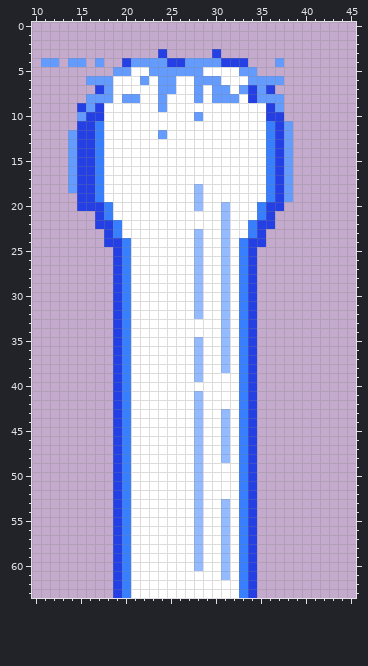
Pixel-art sprite, stored at Assets/descargas para pruebas/Descargaas Tincho/ovni y rayo/rayo ovni1.png. The picture above was drawn from the file before the commit.
The file is 64x64 pixels. Shown: x 10..45, y 0..63.
After the commit:
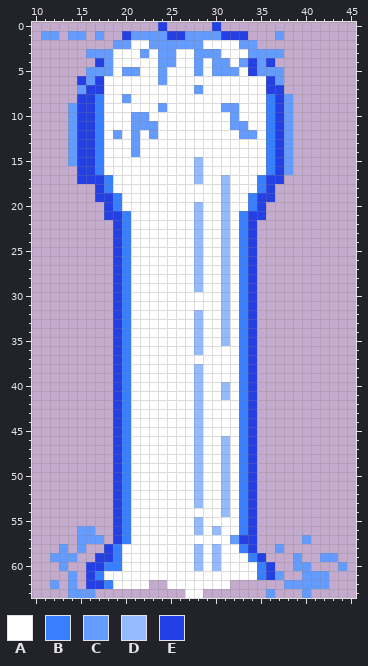
Palette (. is transparent): A #ffffff  B #377fff  C #639bff  D #94baff  E #243fe4
The exact change:
Changed rows in their new state; - is an unchanged pixel.
first column x 11:
 0 -------------E-----E--------
 1 CC-CC-C--ECCCCEECCCCEEE---C-
 2 --------CCAACCCCCCAAAACC----
 3 -----CCCAAACACCAACCCAAACCCC-
 4 ..-..-ECAAAAA-CAA-A-CACECE.-
 5 -----CCCA-C-A-AAA--CCCAECCC-
 6 ----E-EA---A--A--AAA---AAE--
 7 ----CE-A-----AA----AA-AAA-E-
 8 ----EEBA--A--A---A-AAA-AABEC
 9 ---C-EB-------------CC---BEC
10 ---CE-B---CC-----A---C---B-C
11 ---C------CCC--------CC-----
12 --------C-C-CA--------CC----
13 ----------C-----------------
14 ----------C-----------------
15 -----------------D----------
16 ---.-------------D----------
17 ---.--EB---------D--D---BE-.
18 ---...EB---------A--D---BE..
19 ----..EEB--------A--D--BEE..
20 ----...EB--------------BE..-
21 ------.EEB-------D----BEE.--
22 ------..EB-------D----BE..--
23 -------.EB------------BE.---
24 -------.----------------.---
first column x 28:
30 A---
31 A---
33 D---
34 D---
36 ---A
37 A--A
38 ---A
40 D--D
41 ---D
43 ---A
44 ---A
45 ---A
first column x 12:
49 -------------------D-------------
50 -------------------D-------------
51 -------------------D-------------
52 -------------------D-------------
54 ----------------A----------------
55 -------------------A-------------
56 ---CC-------------DA-------------
57 ---CCC----------A--ACE------C----
58 -C-C--EBA---------DA-----C-------
59 CCC--EEBA---------DA-ABE---C--CC-
60 -C--EEBBA---------DA-AABE--CC---C
61 --C-EBAAA----------A-AABEC--CCC--
62 C-C-EEBAA--..-------...---CCCCC--
63 --CCC--........--......-C---C----
Where, in picture pixels (left, top, right, bottom), the same in both pictures:
changed: (41, 22, 293, 247)
changed: (50, 292, 347, 598)
